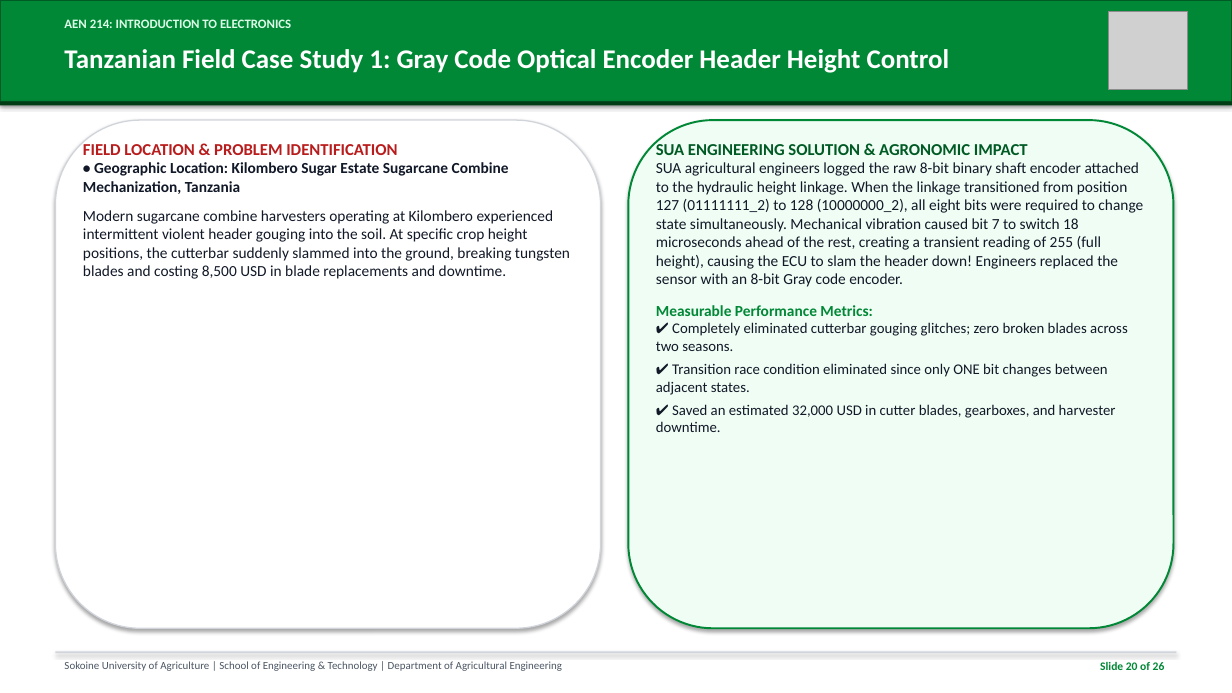
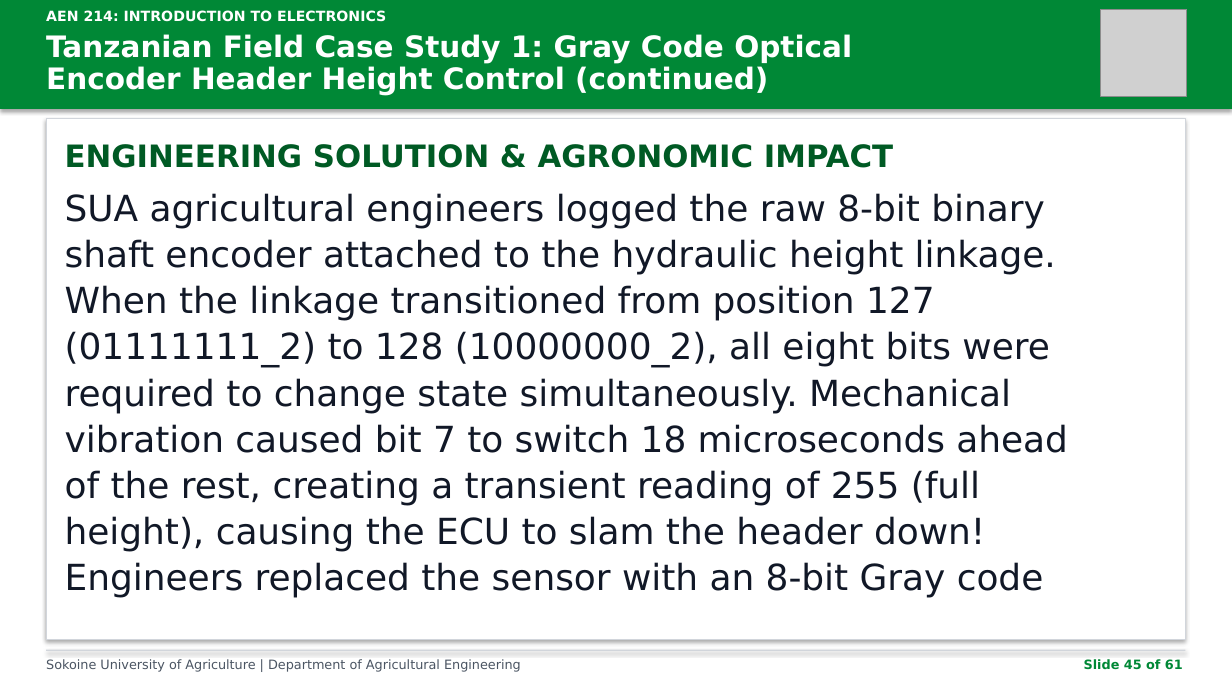
Before and after one commit to kadefue/Course_Notes, a slide deck: slide 45 of AEN 214/Lectures/AEN_214_Lecture_7.pptx (slide 20 before the commit). Drawn at 1232x693 pixels with LibreOffice and Linux fonts; fonts in the diff are those of the drawing; grey boxes stand for pictures. Boxes give left, top, right and bottom in pixels: in the first picture for what was removed or moved away, otherwise in the second. Text is boxed around its words. In the diff, an @@ line names an element or a change of style, - is before the commit and + after.

Commit message:
Refactor slide generation script and update lecture materials
- Updated README.md to include requirements for the slide generator.
- Refactored build_slides.py to improve readability and maintainability.
- Enhanced slide layout and design for better presentation quality.
- Added functionality to generate slides in a specified output directory.
- Updated lecture content for Lectures 8 and 9 in PDF and PPTX formats.

```diff
--- a/AEN 214/Lectures/AEN_214_Lecture_7.pptx
+++ b/AEN 214/Lectures/AEN_214_Lecture_7.pptx
@@ rectangle resized from (x1=0, y1=0, x2=1232, y2=102) to (x1=0, y1=0, x2=1232, y2=109) @@
@@ rectangle at (x1=0, y1=0, x2=1232, y2=109): outline #005A24 1.5 pt to none @@
@@ text "AEN 214: INTRODUCTION TO ELECTRONICS" moved from (x1=64, y1=19, x2=291, y2=28) to (x1=46, y1=10, x2=386, y2=22) @@
@@ text "AEN 214: INTRODUCTION TO ELECTRONICS" at (x1=46, y1=10, x2=386, y2=22): size 10 to 11 pt, font Calibri to DejaVu Sans, text colour #DCFCE7 to #FFFFFF @@
@@ picture resized from (x1=1109, y1=11, x2=1188, y2=90) to (x1=1100, y1=9, x2=1187, y2=96) @@
@@ text at (x1=46, y1=34, x2=852, y2=95): text changed; size 21 to 23 pt; font Calibri to DejaVu Sans @@
-Tanzanian Field Case Study 1: Gray Code Optical Encoder Header Height Control
+Tanzanian Field Case Study 1: Gray Code Optical
+Encoder Header Height Control (continued)
@@ rectangle removed at (x1=0, y1=102, x2=1232, y2=105) @@
@@ rectangle added at (x1=46, y1=118, x2=1186, y2=640), fill #FFFFFF, outline #D1D5DB 0.75 pt @@
@@ rounded rectangle removed at (x1=55, y1=120, x2=601, y2=628) @@
@@ text added at (x1=65, y1=144, x2=893, y2=168), 24 pt, text #005A24, bold @@
+ENGINEERING SOLUTION & AGRONOMIC IMPACT
@@ text removed at (x1=83, y1=141, x2=570, y2=279) @@
-FIELD LOCATION & PROBLEM IDENTIFICATION
-• Geographic Location: Kilombero Sugar Estate Sugarcane Combine Mechanization, Tanzania
-Modern sugarcane combine harvesters operating at Kilombero experienced intermittent violent header gouging into the soil. At specific crop height positions, the cutterbar suddenly slammed into the ground, breaking tungsten blades and costing 8,500 USD in blade replacements and downtime.
@@ rounded rectangle removed at (x1=628, y1=120, x2=1174, y2=628) @@
@@ text at (x1=65, y1=193, x2=1068, y2=598): text changed; size 12 to 28 pt; font Calibri to DejaVu Sans @@
-SUA ENGINEERING SOLUTION & AGRONOMIC IMPACT
-SUA agricultural engineers logged the raw 8-bit binary shaft encoder attached to the hydraulic height linkage. When the linkage transitioned from position 127 (01111111_2) to 128 (10000000_2), all eight bits were required to change state simultaneously. Mechanical vibration caused bit 7 to switch 18 microseconds ahead of the rest, creating a transient reading of 255 (full height), causing the ECU to slam the header down! Engineers replaced the sensor with an 8-bit Gray code encoder.
-Measurable Performance Metrics:
-✔ Completely eliminated cutterbar gouging glitches; zero broken blades across two seasons.
-✔ Transition race condition eliminated since only ONE bit changes between adjacent states.
-✔ Saved an estimated 32,000 USD in cutter blades, gearboxes, and harvester downtime.
+SUA agricultural engineers logged the raw 8-bit binary
+shaft encoder attached to the hydraulic height linkage.
+When the linkage transitioned from position 127
+(01111111_2) to 128 (10000000_2), all eight bits were
+required to change state simultaneously. Mechanical
+vibration caused bit 7 to switch 18 microseconds ahead
+of the rest, creating a transient reading of 255 (full
+height), causing the ECU to slam the header down!
+Engineers replaced the sensor with an 8-bit Gray code
@@ rectangle resized from (x1=55, y1=652, x2=1177, y2=653) to (x1=46, y1=650, x2=1186, y2=651) @@
@@ text at (x1=46, y1=659, x2=521, y2=672): text changed; size 8.5 to 10 pt; font Calibri to DejaVu Sans @@
-Sokoine University of Agriculture | School of Engineering & Technology | Department of Agricultural Engineering
+Sokoine University of Agriculture | Department of Agricultural Engineering
@@ text at (x1=1084, y1=659, x2=1183, y2=669): text changed; size 9 to 10 pt; font Calibri to DejaVu Sans @@
-Slide 20 of 26
+Slide 45 of 61
```
Also in this commit, not shown: 25 other slides changed, 35 slides added, 19 other files.
